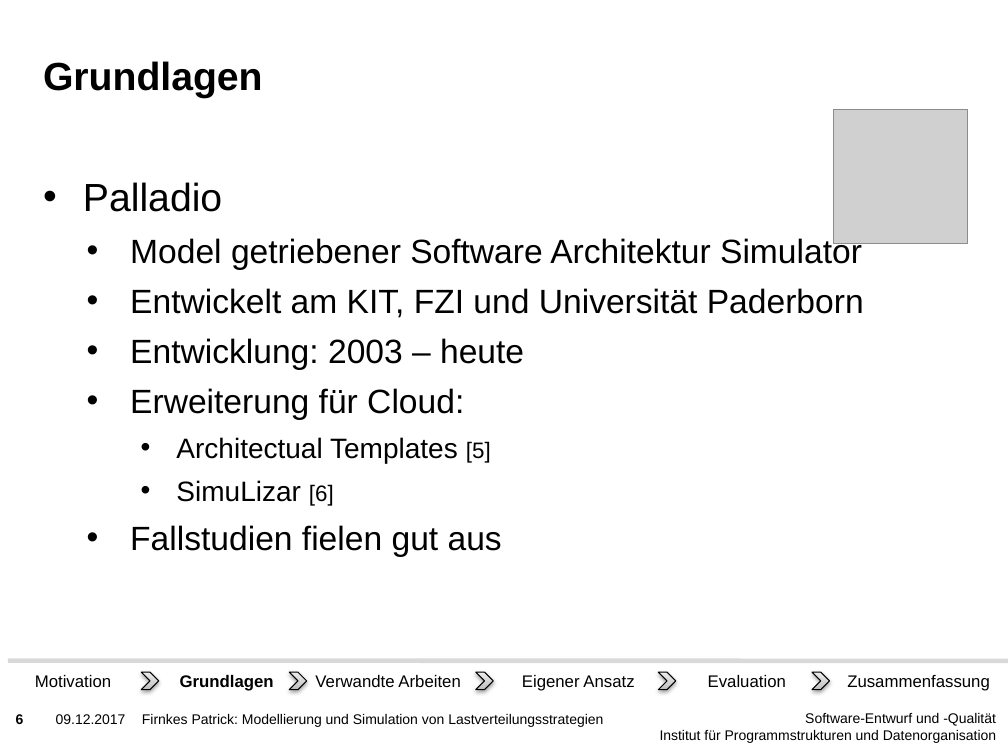
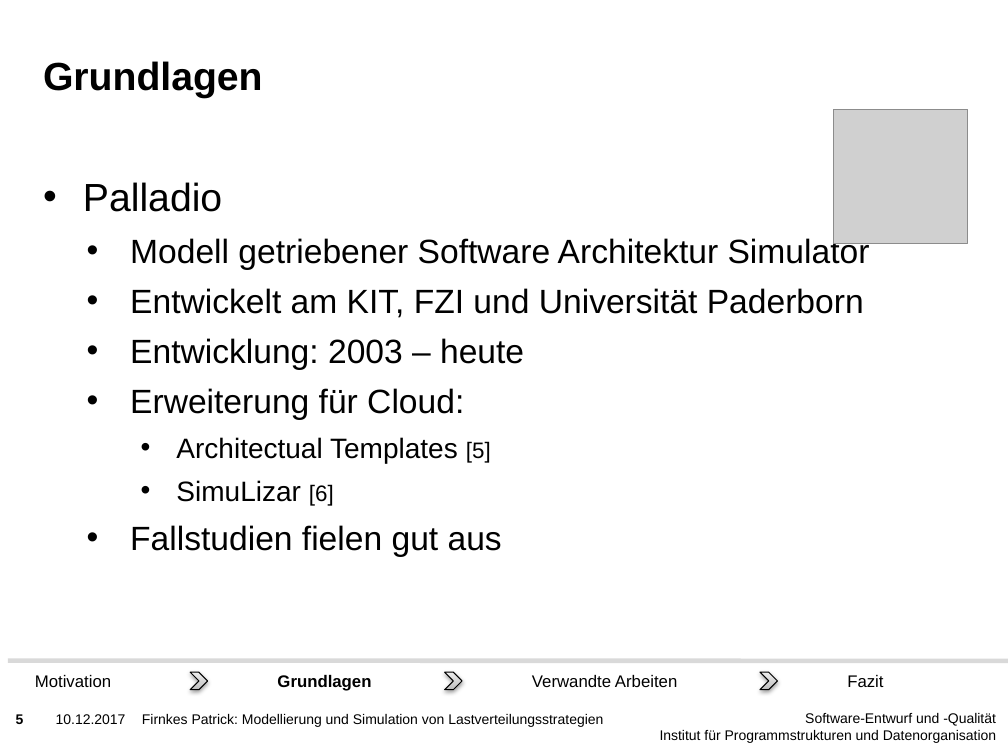
Before and after one commit to PatFirn/wlcg-loadbalancing, a slide deck: slide 5 of presentations/state-of-the-art.pptx (slide 6 before the commit). Drawn at 1008x756 pixels with LibreOffice and Linux fonts; fonts in the diff are those of the drawing; grey boxes stand for pictures; background and template pictures are left out. Boxes give left, top, right and bottom in pixels: in the first picture for what was removed or moved away, otherwise in the second. Text is boxed around its words. In the diff, an @@ line names an element or a change of style, - is before the commit and + after.

```diff
--- a/presentations/state-of-the-art.pptx
+++ b/presentations/state-of-the-art.pptx
@@ text at box(130, 236, 870, 270): text changed @@
-  • Model getriebener Software Architektur Simulator
+  • Modell getriebener Software Architektur Simulator
@@ chevron: place and size @@
-chevron at box(141, 672, 158, 689)
+chevron at box(191, 672, 208, 689)
@@ text "Grundlagen": place and size @@
-text "Grundlagen" at box(180, 675, 274, 691)
+text "Grundlagen" at box(277, 675, 371, 691)
@@ chevron: place and size @@
-chevron at box(476, 672, 493, 689)
+chevron at box(445, 672, 462, 689)
@@ text "Verwandte Arbeiten": place and size @@
-text "Verwandte Arbeiten" at box(315, 675, 460, 687)
+text "Verwandte Arbeiten" at box(532, 675, 677, 687)
@@ group removed at box(289, 672, 786, 691): 2 texts, 2 chevrons @@
-Evaluation
-Eigener Ansatz
@@ chevron: place and size @@
-chevron at box(812, 672, 830, 689)
+chevron at box(760, 672, 777, 689)
@@ text at box(847, 675, 883, 687): text changed @@
-Zusammenfassung
+Fazit
@@ page number at box(16, 714, 24, 724): text changed @@
-6
+5
@@ text at box(56, 714, 126, 724): text changed @@
-09.12.2017
+10.12.2017
```
Also in this commit, not shown: 17 other slides changed, 1 other file.
